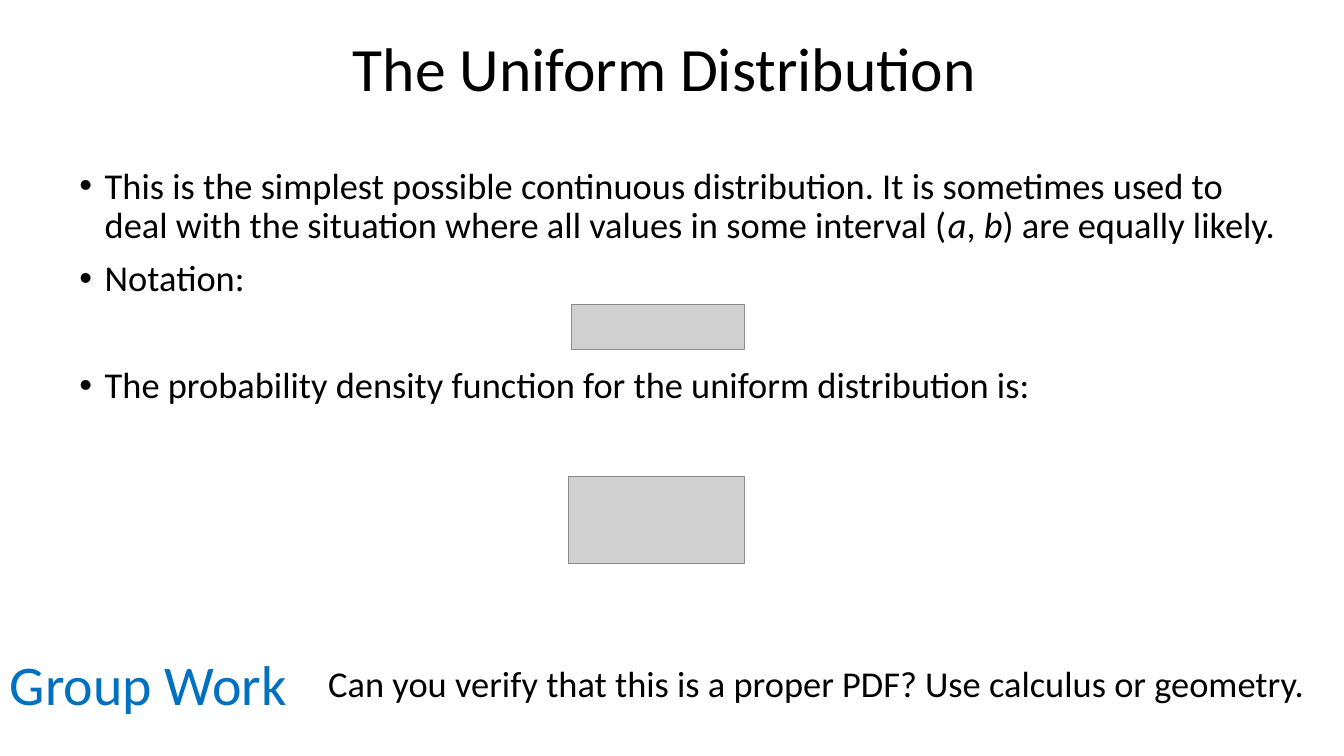
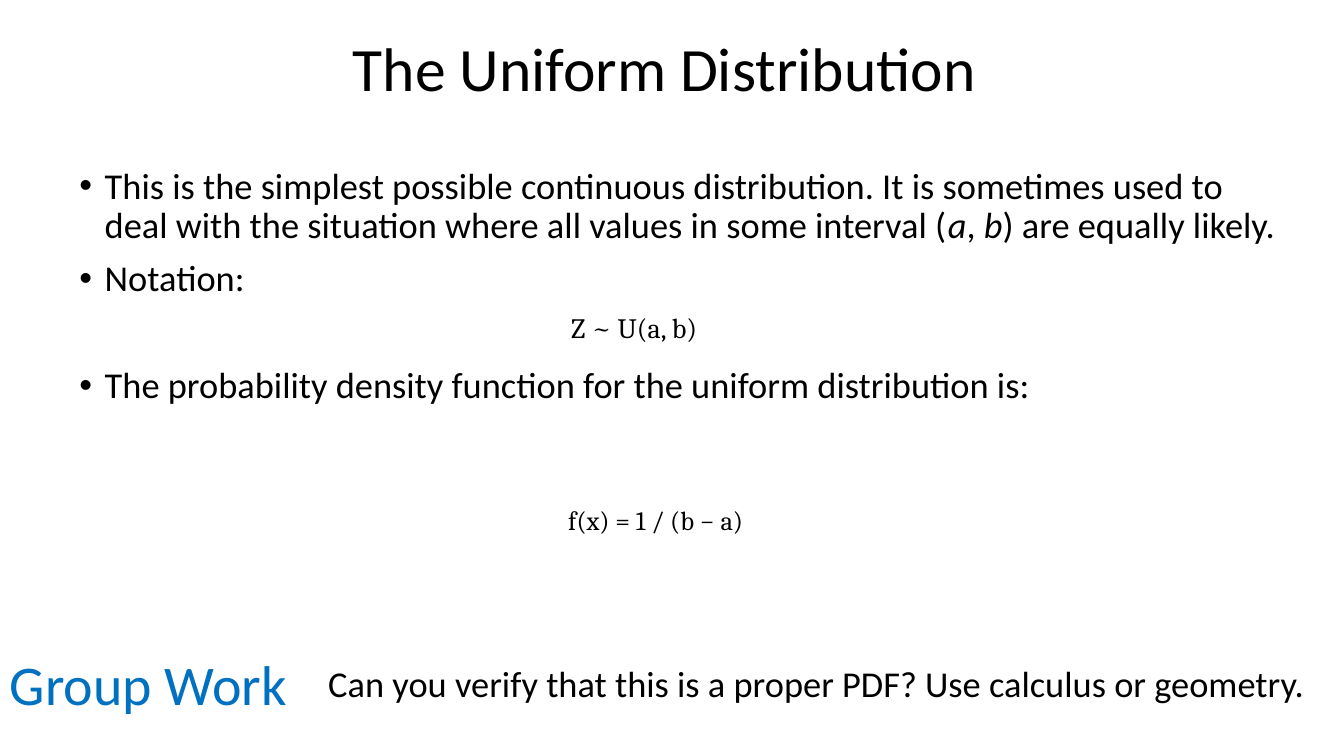
Before and after one commit to taaltree/FW536, a slide deck: slide 40 of Day2_GLM/FW536_Day2_Morning_ContinuousDistributions_nosoln_accessible.pptx. Drawn at 1344x756 pixels with LibreOffice and Linux fonts; fonts in the diff are those of the drawing; grey boxes stand for pictures. Boxes give left, top, right and bottom in pixels: in the first picture for what was removed or moved away, otherwise in the second. Text is boxed around its words. In the diff, an @@ line names an element or a change of style, - is before the commit and + after.

```diff
--- a/Day2_GLM/FW536_Day2_Morning_ContinuousDistributions_nosoln_accessible.pptx
+++ b/Day2_GLM/FW536_Day2_Morning_ContinuousDistributions_nosoln_accessible.pptx
@@ text added at <box>571,318,697,342</box>, 20 pt, text #000000 @@
+Z ~ U(a, b)
@@ picture removed at <box>572,304,745,350</box> @@
@@ picture removed at <box>569,477,745,564</box> @@
@@ text added at <box>568,511,744,534</box>, 19 pt, text #000000 @@
+f(x) = 1 / (b − a)
```
Also in this commit, not shown: 8 other slides changed.
